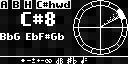
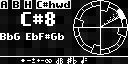
Layers edited between the first and the second 128 × 64 image:
added layer "Layer 731" in group "big metronome -donut" over bbox(78, 5, 123, 50)
added layer "Layer 730" in group "big metronome -donut" over bbox(79, 21, 121, 35)
added layer "Layer 729" in group "big metronome -donut" over bbox(93, 44, 100, 48)
added layer "Layer 728" in group "big metronome -donut" over bbox(80, 20, 84, 27)
painted on "Layer 727" over bbox(101, 7, 109, 12)
